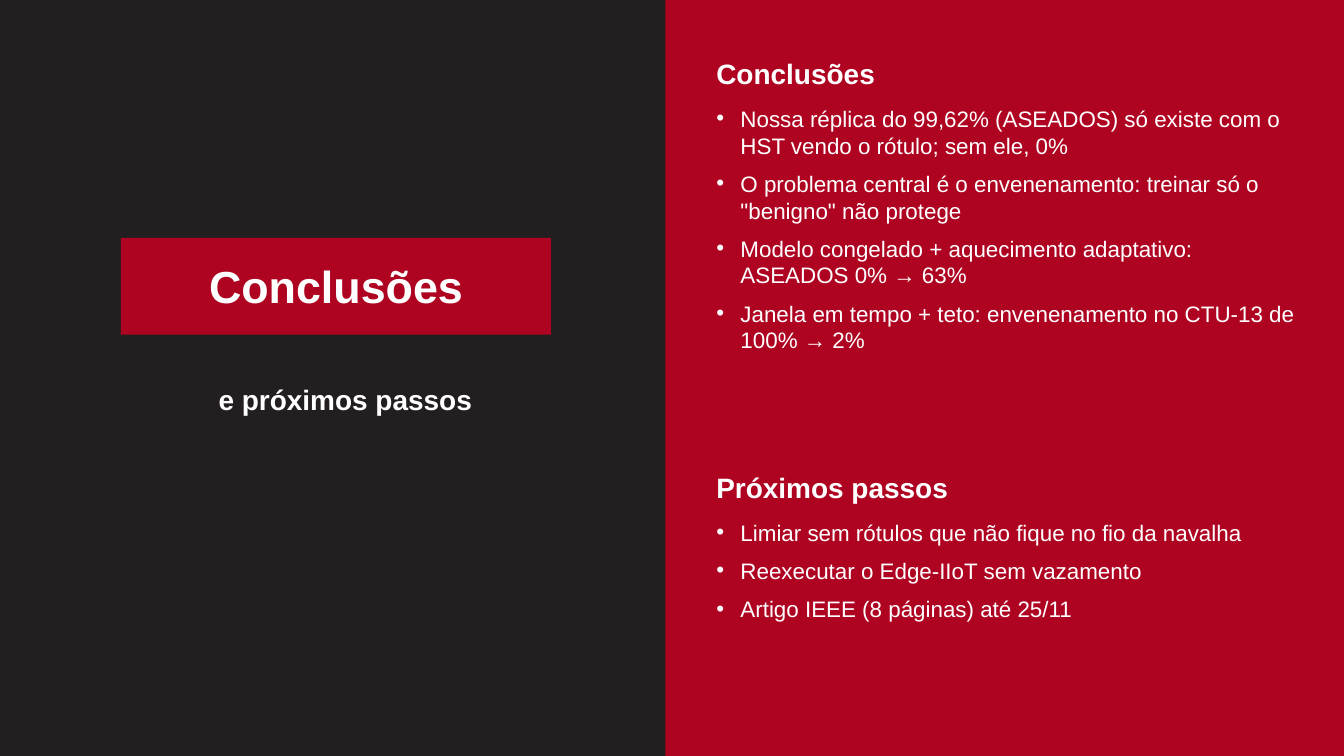
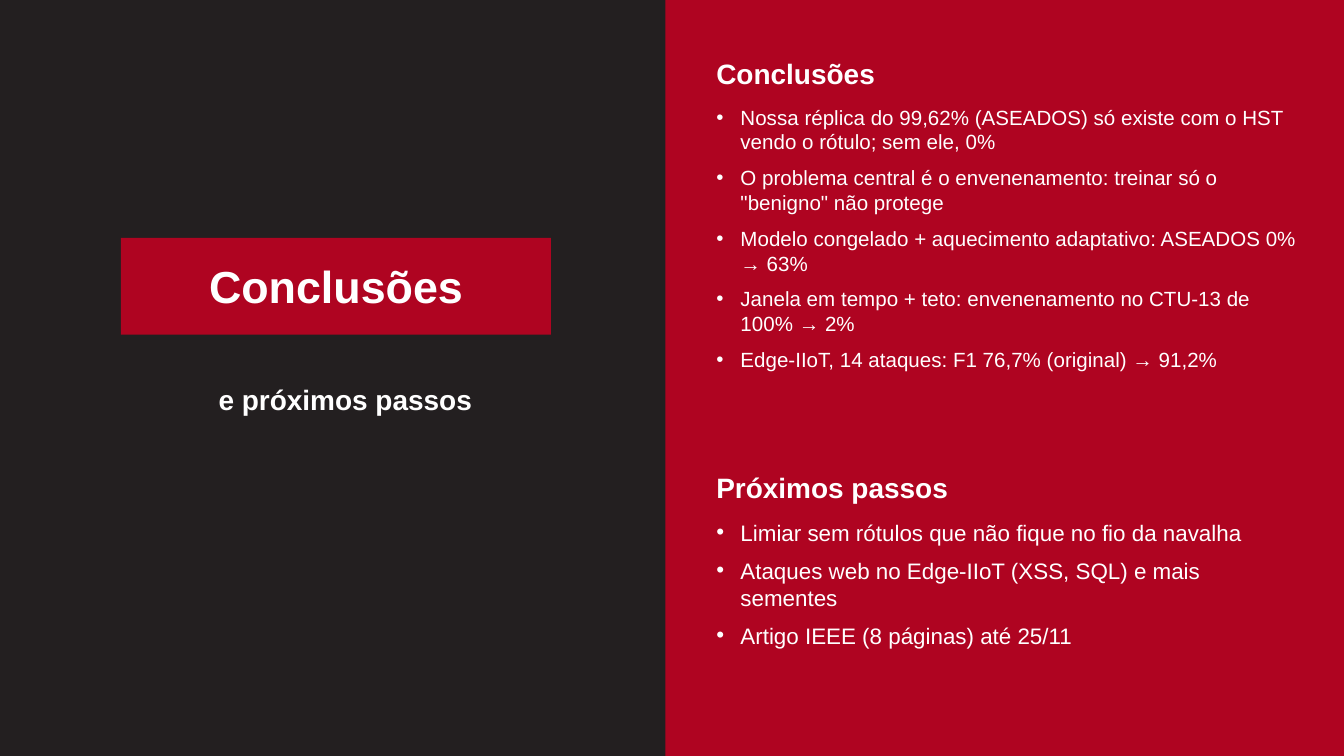
Before and after one commit to pedro664/replicacao-modus, a slide deck: slide 11 of Replicacao_MODUS_CIn_Etapa2.pptx (slide 10 before the commit). Drawn at 1344x756 pixels with LibreOffice and Linux fonts; fonts in the diff are those of the drawing. Boxes give left, top, right and bottom in pixels: in the first picture for what was removed or moved away, otherwise in the second. Text is boxed around its words. In the diff, an @@ line names an element or a change of style, - is before the commit and + after.

```diff
--- a/Replicacao_MODUS_CIn_Etapa2.pptx
+++ b/Replicacao_MODUS_CIn_Etapa2.pptx
@@ text at <box>740,110,1296,332</box>: size 12 to 11 pt in "Nossa réplica do 99,62% (ASEADOS) só existe ...", "O problema central é o envenenamento: treinar ...", "Modelo congelado + aquecimento adaptativo: ASEADOS 0% ...", "Janela em tempo + teto: envenenamento no ..." @@
@@ text at <box>740,352,1217,372</box>: paragraph added @@
+• Edge-IIoT, 14 ataques: F1 76,7% (original) → 91,2%
@@ text at <box>740,562,1200,607</box>: text changed @@
-• Reexecutar o Edge-IIoT sem vazamento
+• Ataques web no Edge-IIoT (XSS, SQL) e mais sementes
```
Also in this commit, not shown: 2 other slides changed, 1 slide added, 16 other files.
